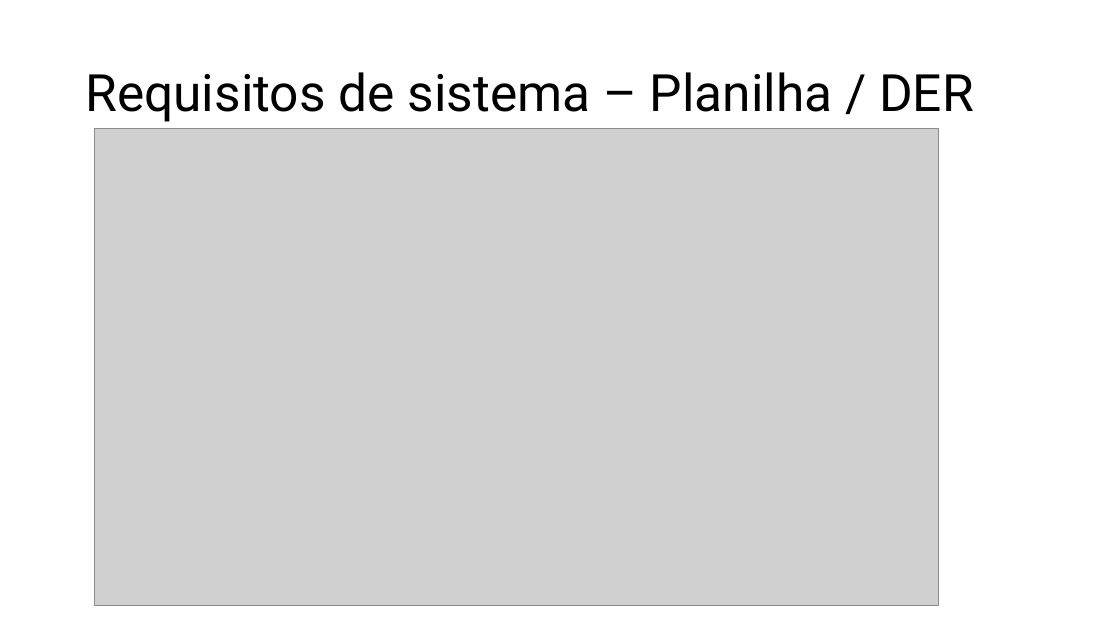
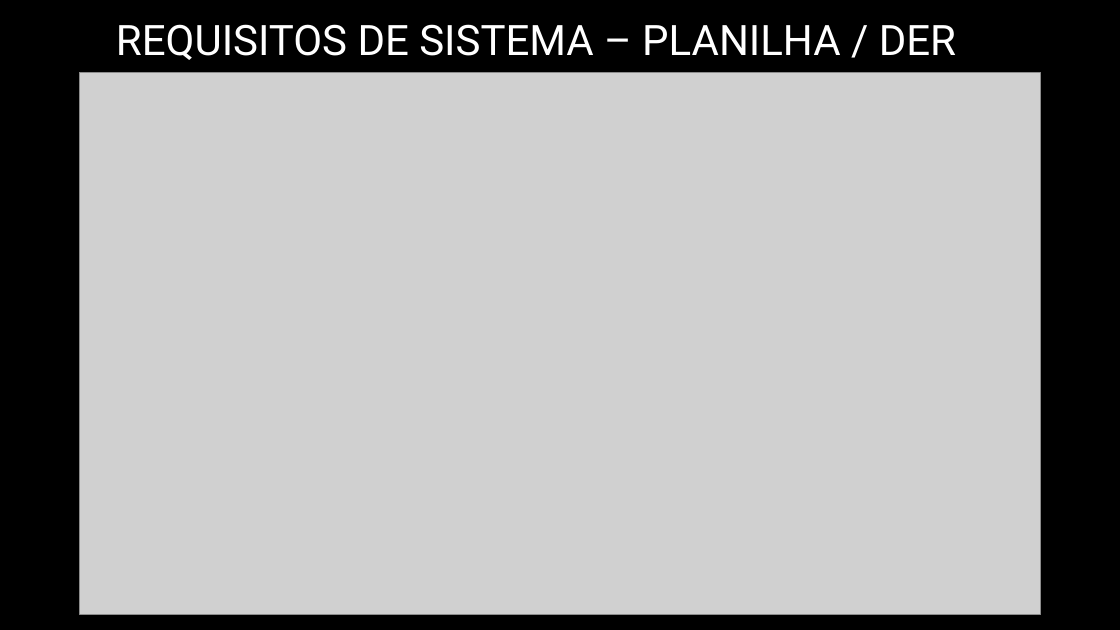
Before and after one commit to lucassilva68/ProjetoII, a slide deck: slide 9 of Documentação/Projeto Monitoramento.pptx (slide 5 before the commit). Drawn at 1120x630 pixels with LibreOffice and Linux fonts; fonts in the diff are those of the drawing; grey boxes stand for pictures; background and template pictures are left out. Boxes give left, top, right and bottom in pixels: in the first picture for what was removed or moved away, otherwise in the second. Text is boxed around its words. In the diff, an @@ line names an element or a change of style, - is before the commit and + after.

```diff
--- a/Documentação/Projeto Monitoramento.pptx
+++ b/Documentação/Projeto Monitoramento.pptx
@@ background #FFFFFF to picture (left out) @@
@@ title at (116,24,956,60): text changed; size 44.1 to 36 pt; text colour #000000 to #FFFFFF @@
-Requisitos de sistema – Planilha / DER
+REQUISITOS DE SISTEMA – PLANILHA / DER
@@ picture: place and size @@
-picture at (94,129,939,605)
+picture at (80,72,1041,615)
```
Also in this commit, not shown: 3 other slides changed, 5 slides added, 1 slide removed.
